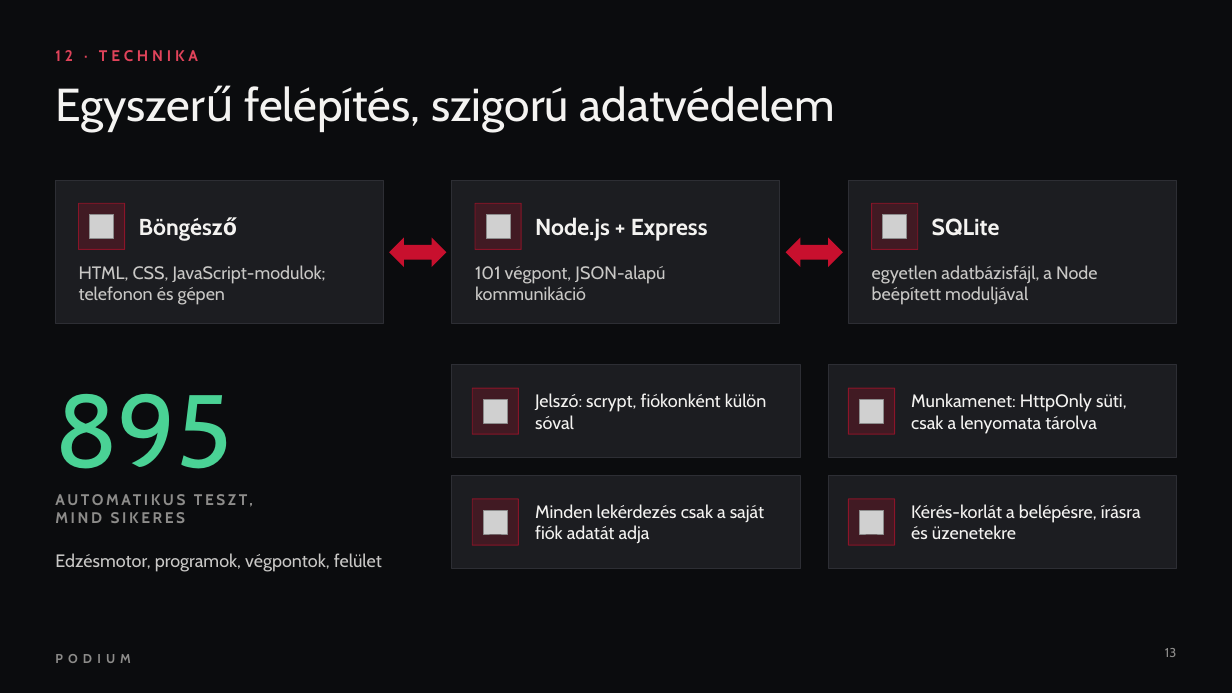
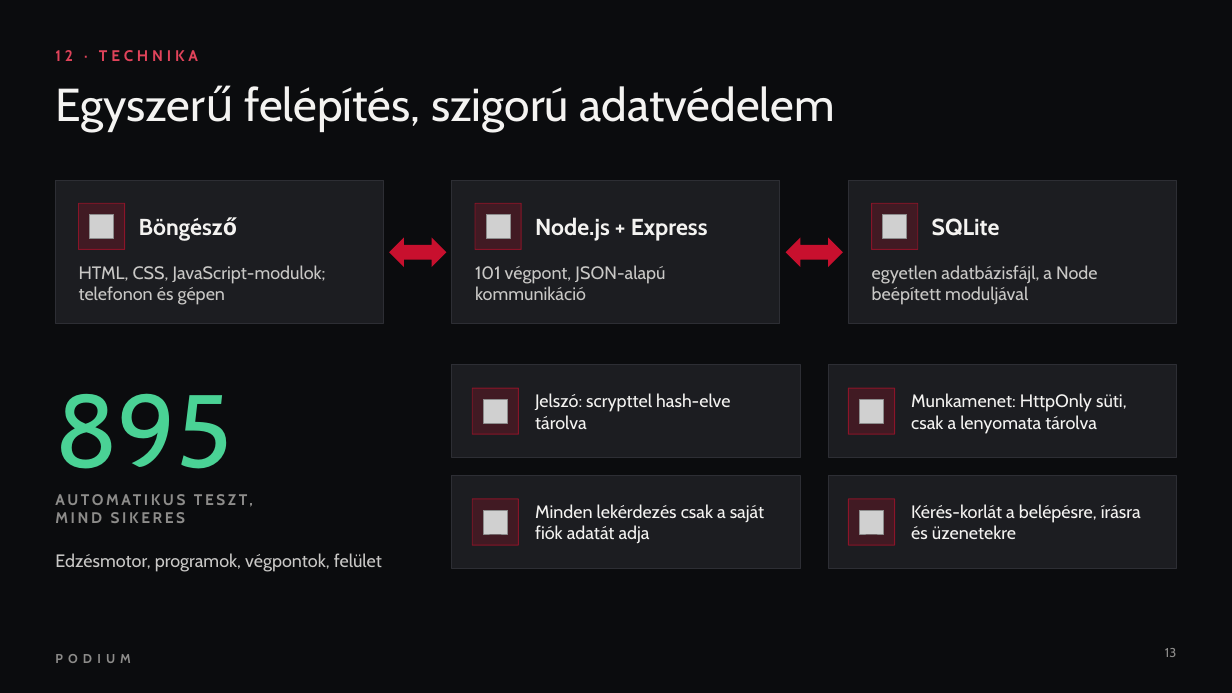
Before and after one commit to almateszem/repo, a slide deck: slide 13 of Prezentacio/Podium-bemutato.pptx. Drawn at 1232x693 pixels with LibreOffice and Linux fonts; fonts in the diff are those of the drawing; grey boxes stand for pictures; background and template pictures are left out. Boxes give left, top, right and bottom in pixels: in the first picture for what was removed or moved away, otherwise in the second. Text is boxed around its words. In the diff, an @@ line names an element or a change of style, - is before the commit and + after.

Commit message:
Prezentáció: 13. dia – a jelszónál csak a hash-elés, a só említése kivéve

```diff
--- a/Prezentacio/Podium-bemutato.pptx
+++ b/Prezentacio/Podium-bemutato.pptx
@@ text at (535, 393, 730, 429): text changed @@
-Jelszó: scrypt, fiókonként külön sóval
+Jelszó: scrypttel hash-elve tárolva
```
Also in this commit, not shown: 1 other file.
